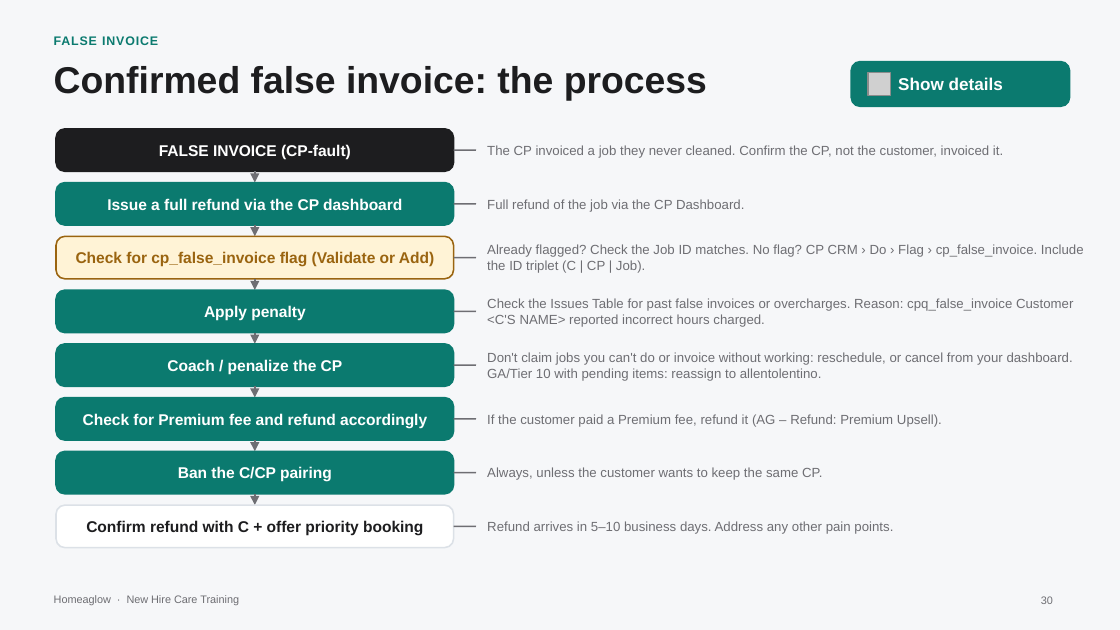
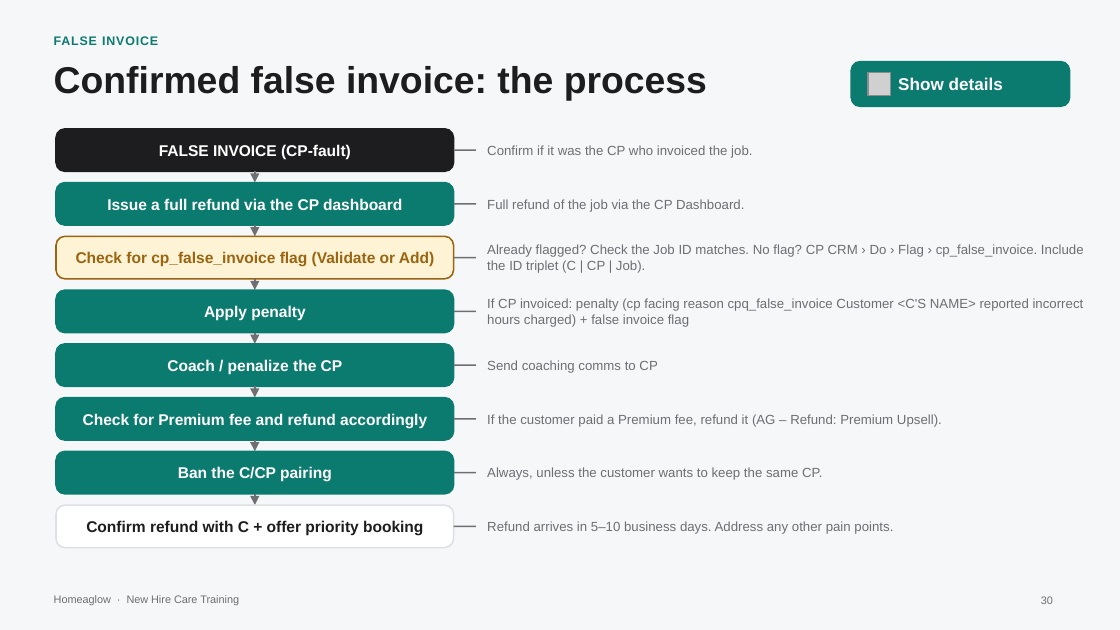
Before and after one commit to anjulimichelle/training, a slide deck: slide 30 of billing-disputes/billing-disputes-cash-payments.pptx. Drawn at 1120x630 pixels with LibreOffice and Linux fonts; fonts in the diff are those of the drawing; grey boxes stand for pictures. Boxes give left, top, right and bottom in pixels: in the first picture for what was removed or moved away, otherwise in the second. Text is boxed around its words. In the diff, an @@ line names an element or a change of style, - is before the commit and + after.

```diff
--- a/billing-disputes/billing-disputes-cash-payments.pptx
+++ b/billing-disputes/billing-disputes-cash-payments.pptx
@@ text at bbox=[487, 145, 752, 158]: text changed @@
-The CP invoiced a job they never cleaned. Confirm the CP, not the customer, invoiced it.
+Confirm if it was the CP who invoiced the job.
@@ text at bbox=[487, 298, 1084, 327]: text changed @@
-Check the Issues Table for past false invoices or overcharges. Reason: cpq_false_invoice Customer <C'S NAME> reported incorrect hours charged.
+If CP invoiced: penalty (cp facing reason cpq_false_invoice Customer <C'S NAME> reported incorrect hours charged) + false invoice flag
@@ text at bbox=[487, 360, 657, 373]: text changed @@
-Don't claim jobs you can't do or invoice without working: reschedule, or cancel from your dashboard. GA/Tier 10 with pending items: reassign to allentolentino.
+Send coaching comms to CP
```
Also in this commit, not shown: 3 other slides changed, 1 other file.
